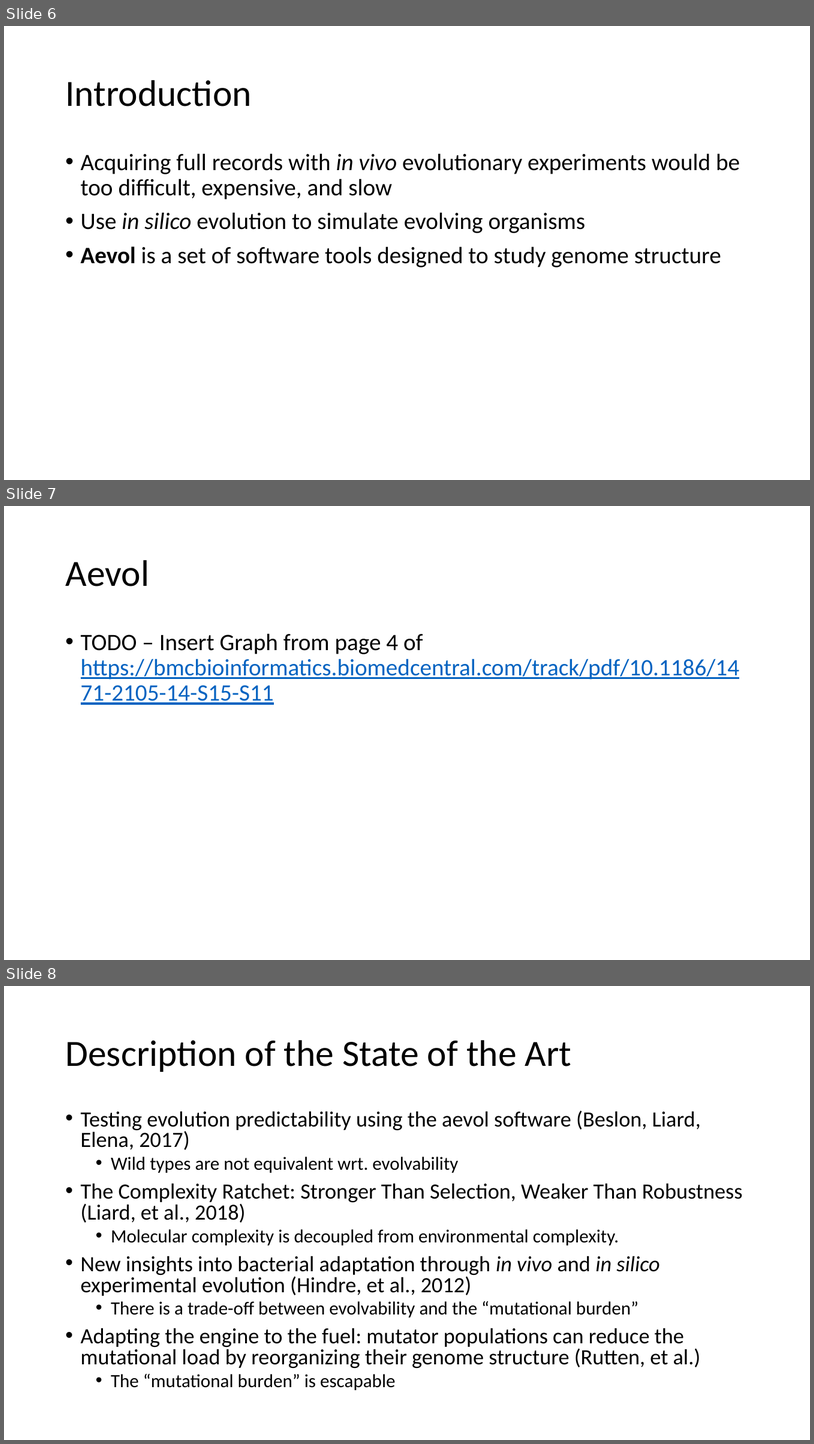
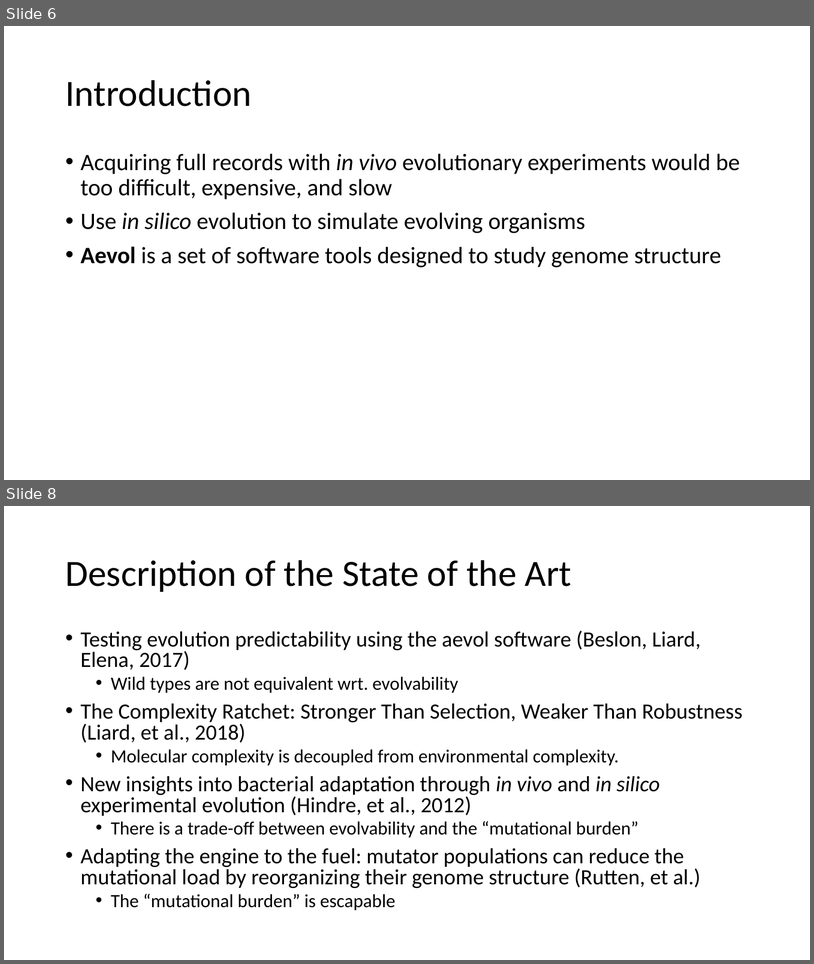
Before and after one commit to davisbk/thesis, a slide deck: doc/Presentation_to_Anika01.pptx. Shown one above the other, each under a label of ours: slides 6, 7 and 8 before the commit, slides 6 and 8 after it; the slides between them are not shown. The pictures are 814x1444 and 814x964 pixels, drawn with LibreOffice and Linux fonts; fonts in the diff are those of the drawing. Boxes give left, top, right and bottom in pixels: in the first picture for what was removed or moved away, otherwise in the second. Text is boxed around its words. In the diff, an @@ line names an element or a change of style, - is before the commit and + after.

```diff
--- a/doc/Presentation_to_Anika01.pptx
+++ b/doc/Presentation_to_Anika01.pptx
@@ slide 7 removed at bbox=[4, 506, 810, 960], background #FFFFFF @@
@@ title removed at bbox=[65, 560, 149, 586] @@
-Aevol
@@ text removed at bbox=[81, 633, 740, 705] @@
-• TODO – Insert Graph from page 4 of https://bmcbioinformatics.biomedcentral.com/track/pdf/10.1186/1471-2105-14-S15-S11
```
Also in this commit, not shown: 1 slide added.
